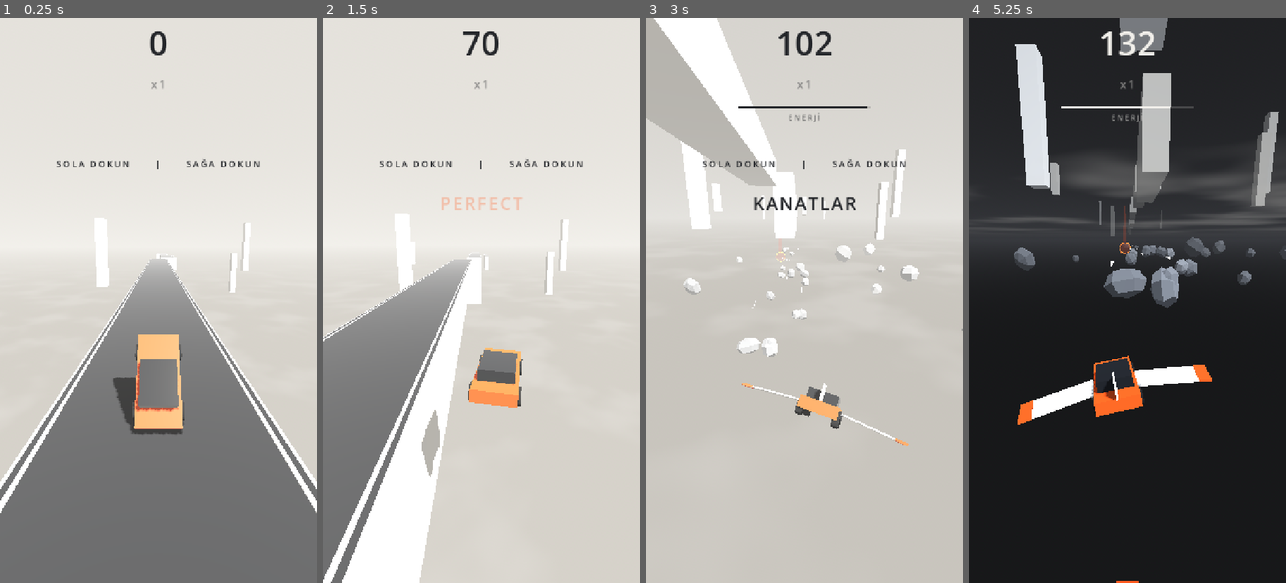
Above: before the commit, frames 1-4 (left to right).
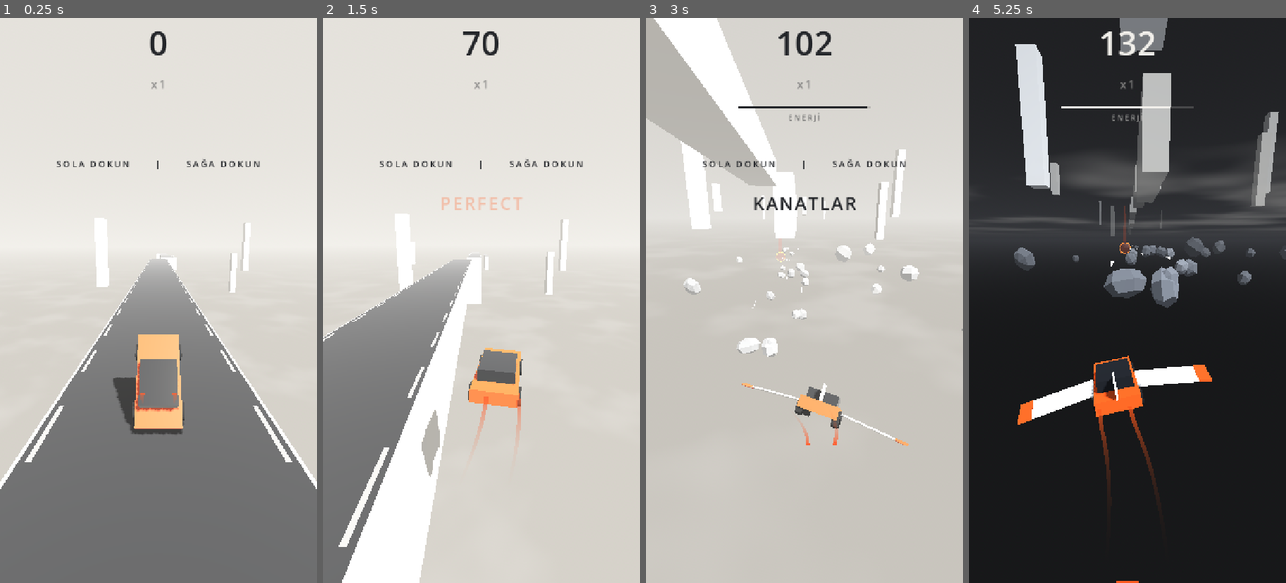
Above: after the commit, the same moments.

Repository: basarbellisan/Runny
Game: Godot game, scene res://scenes/main.tscn
Same seed, same stepped clock (60 frames per second), same inputs: the game is played once before the commit and once after it.
Inputs (mouse positions are in pixels of both pictures, inside the frame that each line leads up to):
- Up to frame 1 (0.25 s): no input
- Up to frame 2 (1.5 s): tap Enter at 0.5 s; move the mouse to (551, 272) at 0.52 s; hold D 0.53-1.25 s; click (551, 272) at 0.67 s; tap Space at 0.77 s; drag from (418, 328) to (465, 413) at 1.27 s
- Up to frame 3 (3 s): move the mouse to (836, 176) at 2.02 s; hold D 2.03-2.75 s; drag from (788, 413) to (709, 215) at 2.77 s
- Up to frame 4 (5.25 s): move the mouse to (1222, 385) at 3.52 s; hold A 3.53-4.25 s; tap Space at 3.77 s; drag from (1032, 215) to (1079, 159) at 4.27 s; move the mouse to (1143, 300) at 5.02 s; hold A from 5.03 s (still down); click (1143, 300) at 5.17 s

The runs differ from the first frame. In frame 1, 0.6% of the frame differs, in the area x 0-100%, y 43-88%; in frame 2, 0.6%; in frame 3, less than 0.1%; in frame 4, 0.3%.

Commit message:
Hız izi (3 stil) ve kesik kenar çizgileri
- Arabanın arkasından iz: 1 ışık izi (iki turuncu şerit), 2 egzoz
  küpleri (gazla turuncuya döner ve çoğalır), 3 rüzgâr izi (geniş, yarı
  saydam beyaz). İz dünyada geride kalır; ömrü gazla uzar. Stil ve boy
  ayar panelinden seçilebilir (GÖRSEL grubu).
- Yol kenar çizgileri kesik kesik (3 m çizgi, 3 m boşluk): dünya
  konumuna göre kesildiği için hızlandıkça daha hızlı akar.
- Ayar dosyası boşken çıkan uyarı giderildi.

Co-Authored-By: Claude Opus 5.5 <noreply@anthropic.com>
Claude-Session: https://claude.ai/code/session_016S88RPn945sNcGg6oLe6PH

Diff:
--- a/scripts/car.gd
+++ b/scripts/car.gd
@@ -75,6 +75,7 @@
 var half_length := 1.8
 var roads: RoadGenerator
 var autopilot: Autopilot
+var trail: CarTrail
 var air_time := 0.0
 var last_floor_y := 0.0
 var _was_on_floor := true
@@ -102,6 +103,8 @@
 	last_floor_y = global_position.y
 	_default_mask = collision_mask
 	_set_wings(false, true)
+	trail = CarTrail.new()
+	add_child(trail)
 
 
 func _unhandled_input(event: InputEvent) -> void:
--- /dev/null
+++ b/scripts/car_trail.gd
@@ -0,0 +1,173 @@
+class_name CarTrail
+extends Node3D
+## Arabanın arkasından çıkan iz: hızı ve gazı görünür kılar.
+## İz dünyada geride kalır; gaz arttıkça ömrü (dolayısıyla boyu) uzar.
+##  style 1 – ışık izi: arka lambalardan iki ince turuncu şerit
+##  style 2 – egzoz küpleri: küçülerek kaybolan low poly küpler
+##  style 3 – rüzgâr izi: yolun üstünde geniş, yarı saydam beyaz iz
+
+@export_range(1, 3) var style := 1:
+	set(v):
+		style = v
+		_apply_style()
+## Gazsızken ve tam gazdayken izin ömrü (sn)
+@export var min_life := 0.18
+@export var max_life := 0.7
+
+const MAX_CUBES := 220
+
+var car: Car
+var _ribbons: Array[Dictionary] = []
+var _cubes: MultiMeshInstance3D
+var _particles: Array[Dictionary] = []
+var _emit_acc := 0.0
+var _time := 0.0
+var _side := 1.0
+
+
+func _ready() -> void:
+	top_level = true
+	physics_interpolation_mode = Node.PHYSICS_INTERPOLATION_MODE_OFF
+	global_transform = Transform3D.IDENTITY
+	car = get_parent()
+	var light := Color(Palette.ACCENT, 0.95)
+	for x in [-0.55, 0.55]:
+		_ribbons.append(_make_ribbon(1, Vector3(x, 0.55, 1.75), 0.16, light))
+	_ribbons.append(_make_ribbon(3, Vector3(0, 0.06, 1.5), 1.7, Color(Palette.SNOW, 0.5)))
+	_cubes = MultiMeshInstance3D.new()
+	var mm := MultiMesh.new()
+	mm.transform_format = MultiMesh.TRANSFORM_3D
+	mm.use_colors = true
+	mm.mesh = BoxMesh.new()
+	mm.instance_count = MAX_CUBES
+	mm.visible_instance_count = 0
+	_cubes.multimesh = mm
+	var mat := StandardMaterial3D.new()
+	mat.vertex_color_use_as_albedo = true
+	mat.transparency = BaseMaterial3D.TRANSPARENCY_ALPHA
+	mat.roughness = 1.0
+	_cubes.material_override = mat
+	_cubes.cast_shadow = GeometryInstance3D.SHADOW_CASTING_SETTING_OFF
+	add_child(_cubes)
+	_apply_style()
+
+
+## Şu an izin ömrü: gazla uzar
+func life() -> float:
+	return lerpf(min_life, max_life, car.boost_level)
+
+
+func _physics_process(delta: float) -> void:
+	_time += delta
+	var emitting := car.alive
+	var l := life()
+	for r in _ribbons:
+		if r.style != style:
+			continue
+		var pts: Array = r.points
+		if emitting:
+			var p: Vector3 = car.global_position + r.offset
+			if pts.is_empty() or pts[-1].p.distance_to(p) > 0.25:
+				pts.append({"p": p, "t": _time})
+		while not pts.is_empty() and _time - pts[0].t > l:
+			pts.pop_front()
+	if style == 2:
+		_update_cubes(delta, emitting, l)
+
+
+func _process(_delta: float) -> void:
+	var head := car.get_global_transform_interpolated().origin
+	for r in _ribbons:
+		if r.style == style:
+			_draw_ribbon(r, head + r.offset if car.alive else Vector3.INF)
+
+
+func _make_ribbon(for_style: int, offset: Vector3, width: float, color: Color) -> Dictionary:
+	var mi := MeshInstance3D.new()
+	var mesh := ImmediateMesh.new()
+	mi.mesh = mesh
+	var mat := StandardMaterial3D.new()
+	mat.shading_mode = BaseMaterial3D.SHADING_MODE_UNSHADED
+	mat.vertex_color_use_as_albedo = true
+	mat.transparency = BaseMaterial3D.TRANSPARENCY_ALPHA
+	mat.cull_mode = BaseMaterial3D.CULL_DISABLED
+	mi.material_override = mat
+	mi.cast_shadow = GeometryInstance3D.SHADOW_CASTING_SETTING_OFF
+	add_child(mi)
+	return {"style": for_style, "offset": offset, "width": width, "color": color,
+		"points": [], "mesh": mesh, "node": mi}
+
+
+## Yassı şerit: en yeni nokta arabada, eskiler saydamlaşarak incelir
+func _draw_ribbon(r: Dictionary, head: Vector3) -> void:
+	var mesh: ImmediateMesh = r.mesh
+	mesh.clear_surfaces()
+	var pts: Array = []
+	for q in r.points:
+		pts.append(q)
+	if head != Vector3.INF:
+		pts.append({"p": head, "t": _time})
+	if pts.size() < 2:
+		return
+	var l := maxf(life(), 0.01)
+	var color: Color = r.color
+	mesh.surface_begin(Mesh.PRIMITIVE_TRIANGLE_STRIP)
+	for i in pts.size():
+		var a: Vector3 = pts[maxi(i - 1, 0)].p
+		var b: Vector3 = pts[mini(i + 1, pts.size() - 1)].p
+		var dir := (b - a)
+		dir.y = 0.0
+		var side := dir.normalized().cross(Vector3.UP) if dir.length_squared() > 1e-6 else Vector3.RIGHT
+		var k := clampf(1.0 - (_time - pts[i].t) / l, 0.0, 1.0)
+		var half: float = r.width * 0.5 * (0.35 + 0.65 * k)
+		mesh.surface_set_color(Color(color, color.a * k * k))
+		mesh.surface_add_vertex(pts[i].p - side * half)
+		mesh.surface_set_color(Color(color, color.a * k * k))
+		mesh.surface_add_vertex(pts[i].p + side * half)
+	mesh.surface_end()
+
+
+func _update_cubes(delta: float, emitting: bool, l: float) -> void:
+	var boost := car.boost_level
+	if emitting:
+		_emit_acc += delta * (18.0 + 70.0 * boost)
+		while _emit_acc >= 1.0:
+			_emit_acc -= 1.0
+			_side = -_side
+			_particles.append({
+				"p": car.global_position + Vector3(0.45 * _side, 0.3, 1.85),
+				"v": Vector3(randf_range(-0.8, 0.8), randf_range(0.2, 1.2), randf_range(1.0, 3.0)),
+				"age": 0.0, "life": l * randf_range(1.0, 1.6),
+				"size": randf_range(0.16, 0.3), "spin": randf_range(-6.0, 6.0),
+				"color": Palette.SNOW.lerp(Palette.ACCENT, boost),
+			})
+	var mm := _cubes.multimesh
+	var alive_particles: Array[Dictionary] = []
+	for q in _particles:
+		q.age += delta
+		if q.age < q.life:
+			q.p += q.v * delta
+			alive_particles.append(q)
+	_particles = alive_particles.slice(maxi(0, alive_particles.size() - MAX_CUBES))
+	for i in _particles.size():
+		var q := _particles[i]
+		var k: float = 1.0 - q.age / q.life
+		var s: float = q.size * (0.3 + 0.7 * k)
+		var basis := Basis(Vector3(0.3, 1, 0.2).normalized(), q.spin * q.age).scaled(Vector3.ONE * s)
+		mm.set_instance_transform(i, Transform3D(basis, q.p))
+		mm.set_instance_color(i, Color(q.color, 0.9 * k))
+	mm.visible_instance_count = _particles.size()
+
+
+func _apply_style() -> void:
+	if not is_node_ready():
+		return
+	for r in _ribbons:
+		r.node.visible = r.style == style
+		if r.style != style:
+			r.points.clear()
+			(r.mesh as ImmediateMesh).clear_surfaces()
+	_cubes.visible = style == 2
+	if style != 2:
+		_particles.clear()
+		_cubes.multimesh.visible_instance_count = 0
--- a/scripts/game.gd
+++ b/scripts/game.gd
@@ -82,7 +82,10 @@
 	lower.crystal_collected.connect(_on_crystal)
 	lower.rock_hit.connect(_on_rock_hit)
 	lower.portal_entered.connect(_on_portal)
-	Tuning.register({"game": self, "car": car, "roads": roads, "lower": lower, "camera": $Camera, "audio": Audio})
+	Tuning.register({"game": self, "car": car, "roads": roads, "lower": lower,
+		"camera": $Camera, "audio": Audio, "trail": car.trail})
+	if _args.has("trail"):
+		car.trail.style = int(_args.trail)
 	car.speed = car.start_speed
 	_start_z = car.global_position.z
 	_landings_total = int(_load_save().get_value("tutorial", "landings", 0))
--- a/scripts/road_generator.gd
+++ b/scripts/road_generator.gd
@@ -39,7 +39,7 @@
 var _unit_box := BoxMesh.new()
 var _wall_mats: Array[StandardMaterial3D] = []
 var _asphalt_mat := StandardMaterial3D.new()
-var _line_mat := StandardMaterial3D.new()
+var _line_mat := ShaderMaterial.new()
 
 
 func _ready() -> void:
@@ -50,7 +50,8 @@
 		_wall_mats.append(m)
 	_asphalt_mat.albedo_color = Palette.ASPHALT
 	_asphalt_mat.roughness = 1.0
-	_line_mat.albedo_color = Palette.SNOW
+	_line_mat.shader = preload("res://shaders/dashed_line.gdshader")
+	_line_mat.set_shader_parameter("color", Palette.SNOW)
 
 
 func start(p_car: Car, seed_value := -1) -> void:
--- a/scripts/tuning.gd
+++ b/scripts/tuning.gd
@@ -46,6 +46,9 @@
 	["KAMERA", "camera", "base_fov", "Görüş açısı", 40, 90, 1],
 	["KAMERA", "camera", "fov_per_speed", "Hızla açı artışı", 0, 1, 0.05],
 	["KAMERA", "camera", "look_ahead", "İleri bakış", 5, 40, 1],
+	["GÖRSEL", "trail", "style", "İz stili (1 ışık, 2 küp, 3 rüzgâr)", 1, 3, 1],
+	["GÖRSEL", "trail", "min_life", "İz boyu: gazsız (sn)", 0, 1, 0.02],
+	["GÖRSEL", "trail", "max_life", "İz boyu: tam gaz (sn)", 0.1, 2, 0.05],
 	["SES", "audio", "music_volume_db", "Müzik (dB)", -40, 0, 1],
 	["SES", "audio", "engine_volume_db", "Motor (dB)", -40, 0, 1],
 	["SES", "audio", "road_volume_db", "Yol (dB)", -40, 0, 1],
@@ -66,7 +69,7 @@
 	layer = 100
 	process_mode = Node.PROCESS_MODE_ALWAYS
 	var cfg := ConfigFile.new()
-	if cfg.load(SAVE_PATH) == OK:
+	if cfg.load(SAVE_PATH) == OK and cfg.has_section("values"):
 		for key in cfg.get_section_keys("values"):
 			_overrides[key] = cfg.get_value("values", key)
 	_build_ui()
--- /dev/null
+++ b/shaders/dashed_line.gdshader
@@ -0,0 +1,23 @@
+shader_type spatial;
+render_mode unshaded;
+// Yol kenarındaki kesik çizgi: dünya z'sine göre kesildiği için çizgiler
+// yolla birlikte durur, araba hızlandıkça daha hızlı akar (hız referansı).
+
+uniform vec4 color : source_color = vec4(1.0);
+// Bir çizgi + bir boşluk uzunluğu (metre)
+uniform float period = 6.0;
+// Periyodun ne kadarı çizgi
+uniform float duty = 0.5;
+
+varying float world_z;
+
+void vertex() {
+	world_z = (MODEL_MATRIX * vec4(VERTEX, 1.0)).z;
+}
+
+void fragment() {
+	if (fract(world_z / period) > duty) {
+		discard;
+	}
+	ALBEDO = color.rgb;
+}
Not shown, added: scripts/car_trail.gd.uid
Not shown, added: shaders/dashed_line.gdshader.uid
